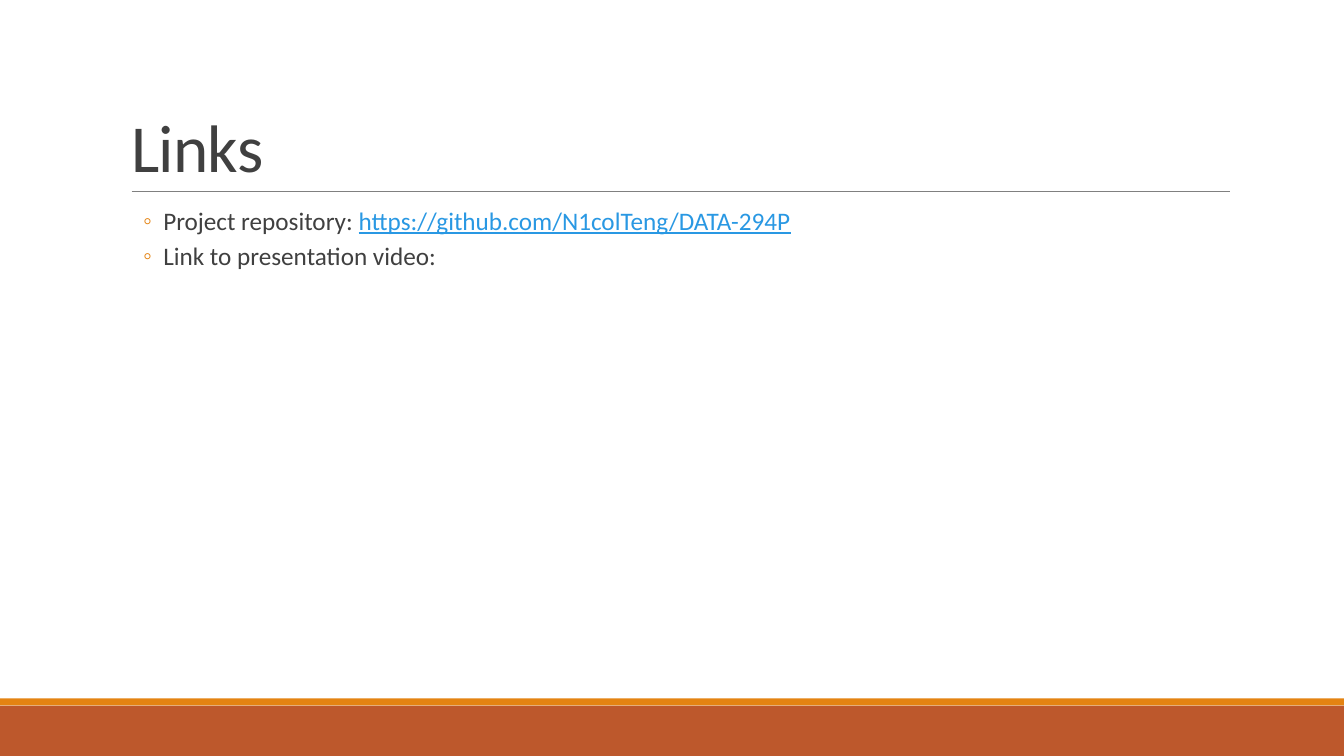
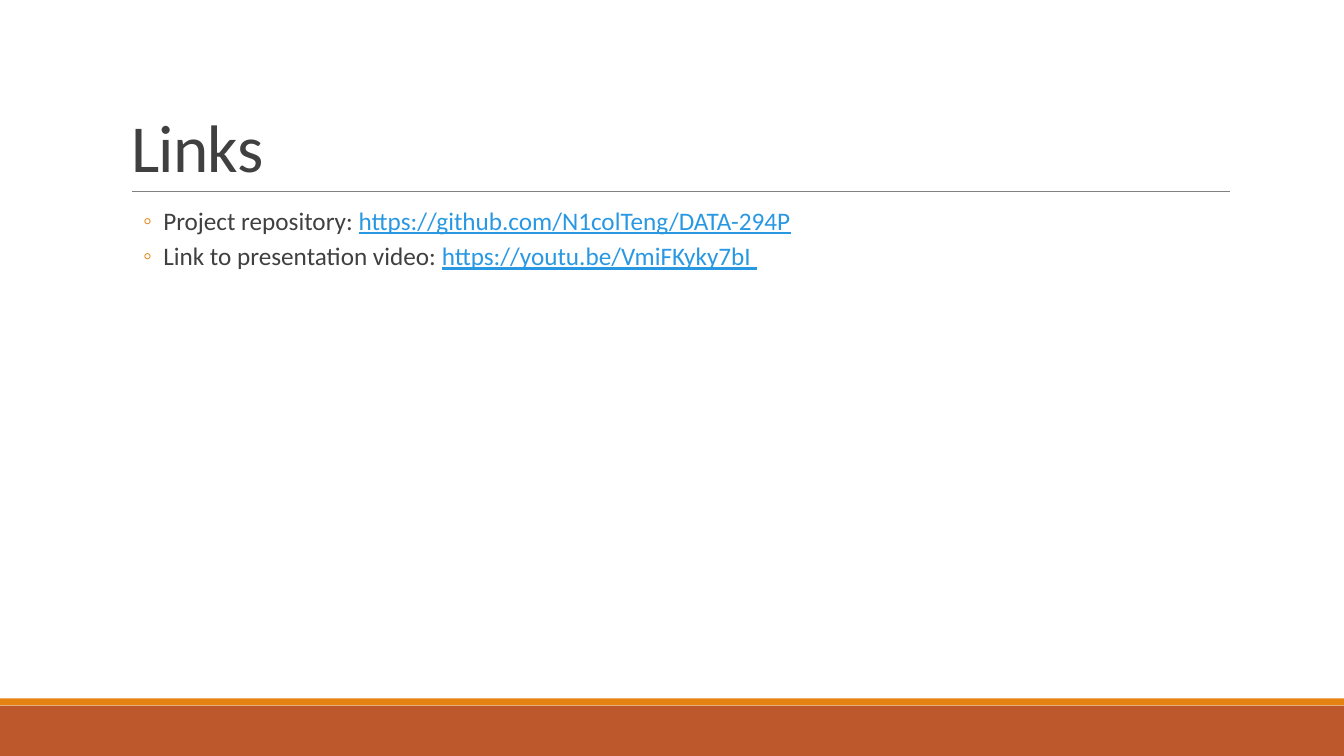
Before and after one commit to N1colTeng/DATA-294P, a slide deck: slide 32 of First draft presentation.pptx. Drawn at 1344x756 pixels with LibreOffice and Linux fonts; fonts in the diff are those of the drawing. Boxes give left, top, right and bottom in pixels: in the first picture for what was removed or moved away, otherwise in the second. Text is boxed around its words. In the diff, an @@ line names an element or a change of style, - is before the commit and + after.

```diff
--- a/First draft presentation.pptx
+++ b/First draft presentation.pptx
@@ text at [163,247,751,270]: text changed; text colour #404040 to #2998E3 @@
-  ◦ Link to presentation video:
+  ◦ Link to presentation video: https://youtu.be/VmiFKyky7bI
```
